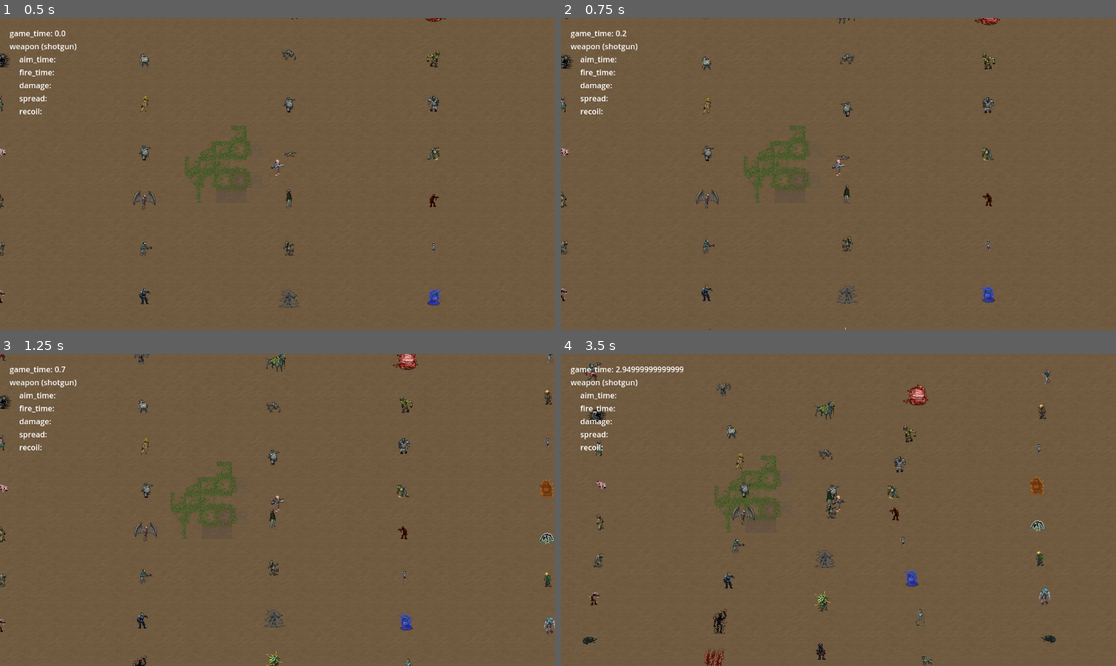
Above: before the commit, frames 1-4 (two rows, left to right).
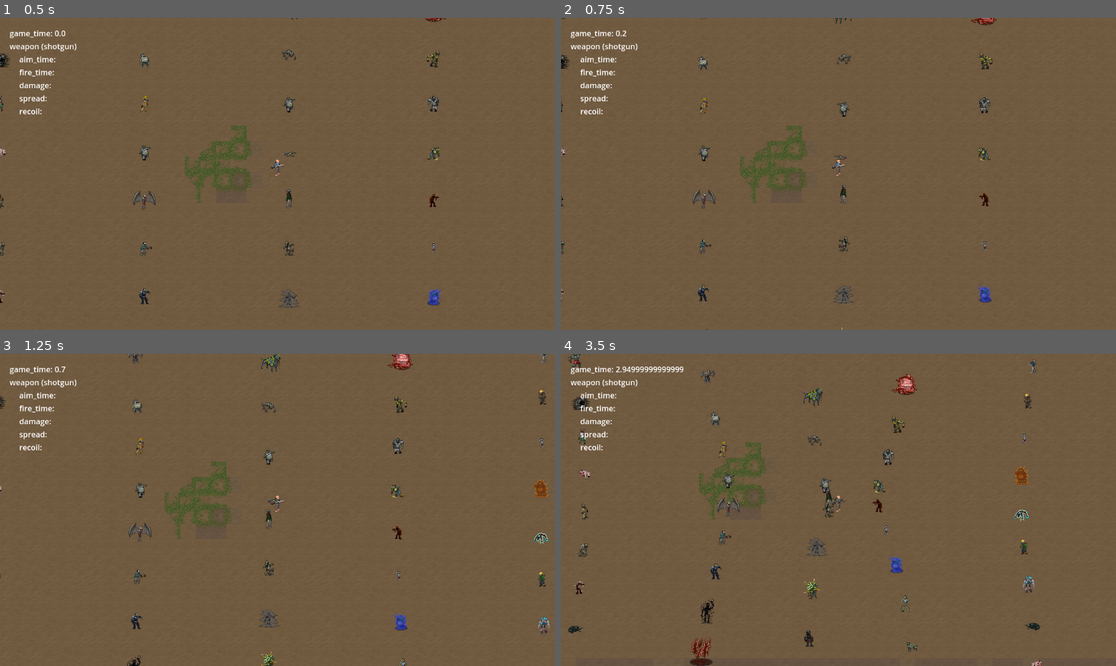
Above: after the commit, the same moments.

Repository: tegaki-tegaki/z_game
Game: Godot game, scene res://world/main.tscn
Same seed, same stepped clock (60 frames per second), same inputs: the game is played once before the commit and once after it.
Inputs (mouse positions are in pixels of both pictures, inside the frame that each line leads up to):
- Up to frame 1 (0.5 s): no input
- Up to frame 2 (0.75 s): tap Enter at 0.5 s; move the mouse to (960, 158) at 0.52 s; hold D (move_right) from 0.53 s (still down); click (960, 158) at 0.6 s
- Up to frame 3 (1.25 s): keep holding D (move_right)
- Up to frame 4 (3.5 s): move the mouse to (727, 525) at 1.27 s; release D (move_right) at 1.28 s; hold S (move_down) 1.28-2.03 s; click (727, 525) at 1.35 s; move the mouse to (894, 441) at 2.02 s; hold D (move_right) 2.03-2.78 s; click (894, 441) at 2.1 s; move the mouse to (810, 572) at 2.77 s; hold W (move_up) from 2.78 s (still down); click (810, 572) at 2.85 s

Frame 1 is identical in both runs. In frame 2, 2.0% of the frame differs, in the area x 0-80%, y 0-100%; in frame 3, 3.3%; in frame 4, 5.7%, in the area x 1-90%, y 0-100%.

Commit message:
refactor act handlers for player

Diff:
--- a/characters/enemy.gd
+++ b/characters/enemy.gd
@@ -28,9 +28,9 @@
     move_and_slide()
 
 
-func update_ai(player: Player):
+func update_ai(player_state: PlayerState):
     # if can see player -> move to
     # if can't see but saw -> move to last seen
     # if at current -> "see" strongest smell trail -> move to
-    target = player.position - position
+    target = player_state.Player.position - position
     has_target = true
--- a/characters/enemy.tscn
+++ b/characters/enemy.tscn
@@ -3,7 +3,7 @@
 [ext_resource type="Script" uid="uid://l0g83fpfov3a" path="res://characters/enemy.gd" id="1_nhupr"]
 [ext_resource type="Texture2D" uid="uid://cetyqld2c5vim" path="res://resources/human_body_plus.png" id="2_nhupr"]
 [ext_resource type="PackedScene" uid="uid://dqfakbh5v10ky" path="res://components/health_component.tscn" id="3_ggbst"]
-[ext_resource type="Script" uid="uid://ciyub2l2yoc78" path="res://characters/hitbox_component.gd" id="4_ggbst"]
+[ext_resource type="Script" uid="uid://ciyub2l2yoc78" path="res://scripts/hitbox_component.gd" id="4_ggbst"]
 
 [sub_resource type="CircleShape2D" id="CircleShape2D_nhupr"]
 radius = 6.08276
--- a/characters/player.gd
+++ b/characters/player.gd
@@ -15,30 +15,64 @@
 var can_act = true
 
 
+
+
+func act(delta, action_type: PlayerState.ActionType):
+    T.update(delta)
+    player_action.emit(PlayerState.new(self, action_type))
+
+
 func _physics_process(delta):
     if can_act:
-        var input_vector = Input.get_vector(
-            "move_left", "move_right", "move_up", "move_down"
-        )
-        velocity = input_vector * speed
-        if velocity.x > 0:
-            transform.x = Vector2(1.0, 0.0)
-        elif velocity.x < 0:
-            transform.x = Vector2(-1.0, 0.0)
-        move_and_slide()
+        handle_actions(delta)
+    if !can_act:
+        act(delta, PlayerState.ActionType.WAIT)
+    aim_marker()
 
-        if input_vector.length() > 0:
-            T.update(delta)
-            player_action.emit(self)
 
-        var attempt_fire = Input.is_action_just_pressed("fire_weapon")
-        if attempt_fire:
-            var disable_act_timer = get_tree().create_timer(0.2)
-            disable_act_timer.timeout.connect(enable_act)
-            can_act = false
-    else:
-        T.update(delta)
-        player_action.emit(self)
+func handle_actions(delta):
+    if handle_move(delta):
+        return
+    if handle_aim(delta):
+        return
+    if handle_fire(delta):
+        return
+
+
+func handle_aim(_delta):
+    return false
+
+
+func handle_fire(delta):
+    var attempt_fire = Input.is_action_just_pressed("fire_weapon")
+    if attempt_fire:
+        var disable_act_timer = get_tree().create_timer(0.2)
+        disable_act_timer.timeout.connect(enable_act)
+        can_act = false
+        act(delta, PlayerState.ActionType.FIRE)
+        return true
+    return false
+
+
+func handle_move(delta):
+    var input_vector = Input.get_vector(
+        "move_left", "move_right", "move_up", "move_down"
+    )
+    velocity = input_vector * speed
+    if velocity.x > 0:
+        transform.x = Vector2(1.0, 0.0)
+    elif velocity.x < 0:
+        transform.x = Vector2(-1.0, 0.0)
+    move_and_slide()
+
+    if input_vector.length() > 0:
+        act(delta, PlayerState.ActionType.MOVE)
+        return true
+
+
+func aim_marker():
+    var raycast = %aim_marker.get_node("raycast")
+    raycast.target_position = get_local_mouse_position() - %aim_marker.position
 
 
 func enable_act():
--- a/characters/player.tscn
+++ b/characters/player.tscn
@@ -51,3 +51,9 @@
 
 [node name="CollisionShape2D" type="CollisionShape2D" parent="."]
 shape = SubResource("CircleShape2D_3eadt")
+
+[node name="aim_marker" type="Node2D" parent="."]
+unique_name_in_owner = true
+position = Vector2(0, -15)
+
+[node name="raycast" type="RayCast2D" parent="aim_marker"]
--- a/components/health_component.tscn
+++ b/components/health_component.tscn
@@ -1,6 +1,6 @@
 [gd_scene load_steps=2 format=3 uid="uid://dqfakbh5v10ky"]
 
-[ext_resource type="Script" uid="uid://dwqbghmj41o0b" path="res://characters/health_component.gd" id="1_t2tvt"]
+[ext_resource type="Script" uid="uid://dwqbghmj41o0b" path="res://scripts/health_component.gd" id="1_t2tvt"]
 
 [node name="HealthComponent" type="Node2D"]
 script = ExtResource("1_t2tvt")
--- a/components/hitbox_component.tscn
+++ b/components/hitbox_component.tscn
@@ -1,6 +1,6 @@
 [gd_scene load_steps=2 format=3 uid="uid://71keb38s0efr"]
 
-[ext_resource type="Script" uid="uid://ciyub2l2yoc78" path="res://characters/hitbox_component.gd" id="1_4kxk5"]
+[ext_resource type="Script" uid="uid://ciyub2l2yoc78" path="res://scripts/hitbox_component.gd" id="1_4kxk5"]
 
 [node name="HitboxComponent" type="Area2D"]
 script = ExtResource("1_4kxk5")
--- /dev/null
+++ b/scripts/PlayerState.gd
@@ -0,0 +1,10 @@
+class_name PlayerState
+
+enum ActionType { WAIT, MOVE, AIM, FIRE }
+
+var Player: Player
+var Action: ActionType
+
+func _init(player: Player, action: ActionType):
+  Player = player
+  Action = action
Not shown, added: scripts/PlayerState.gd.uid
Renamed: characters/health_component.gd -> scripts/health_component.gd
Renamed: characters/health_component.gd.uid -> scripts/health_component.gd.uid
Renamed: characters/hitbox_component.gd -> scripts/hitbox_component.gd
Renamed: characters/hitbox_component.gd.uid -> scripts/hitbox_component.gd.uid
